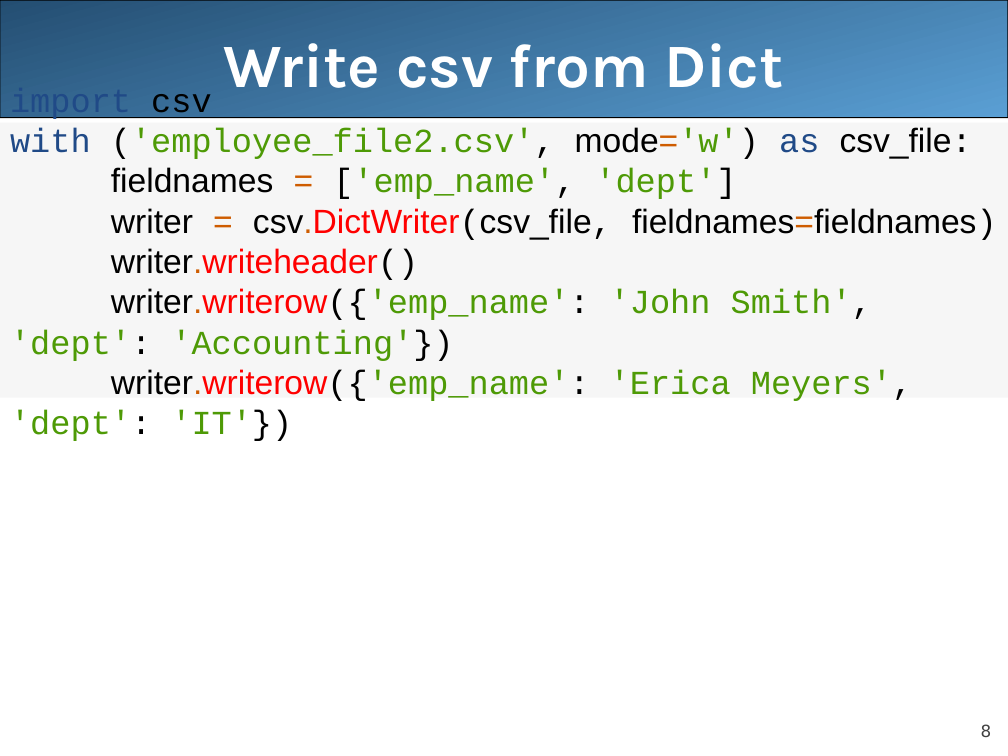
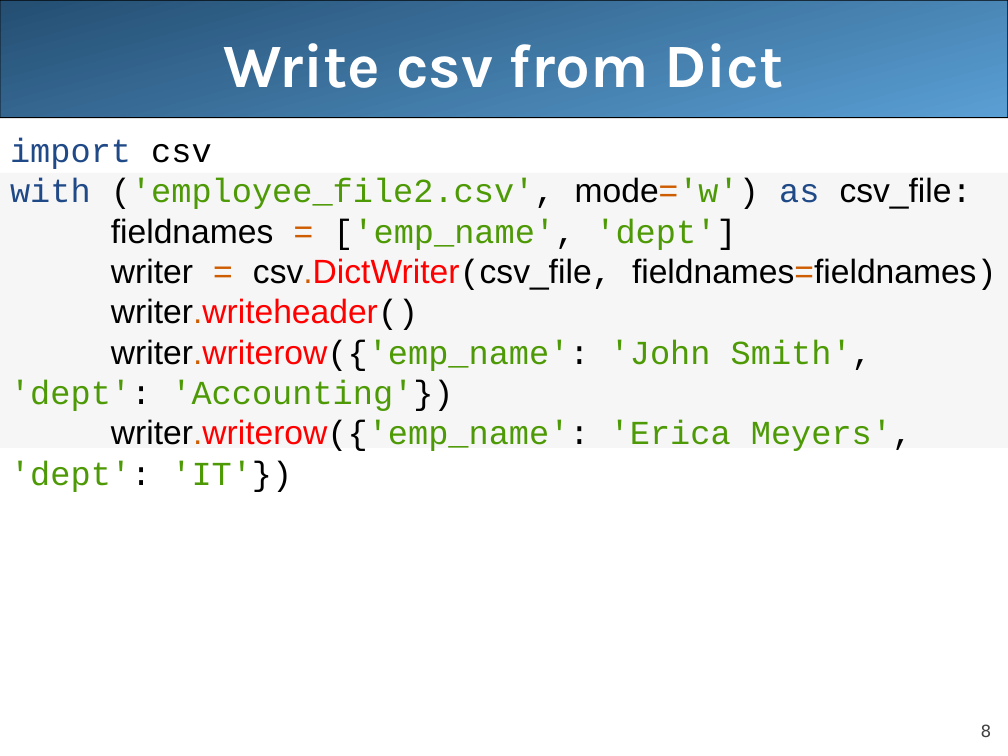
Before and after one commit to nhatngheeducation/python17032021, a slide deck: slide 8 of Python_13_Excel.pptx. Drawn at 1008x756 pixels with LibreOffice and Linux fonts; fonts in the diff are those of the drawing; background and template pictures are left out. Boxes give left, top, right and bottom in pixels: in the first picture for what was removed or moved away, otherwise in the second. Text is boxed around its words. In the diff, an @@ line names an element or a change of style, - is before the commit and + after.

```diff
--- a/Python_13_Excel.pptx
+++ b/Python_13_Excel.pptx
@@ text "import csv" rewrapped from (x1=0, y1=118, x2=1008, y2=403) to (x1=10, y1=177, x2=997, y2=451) @@
```
Also in this commit, not shown: 6 other files.
